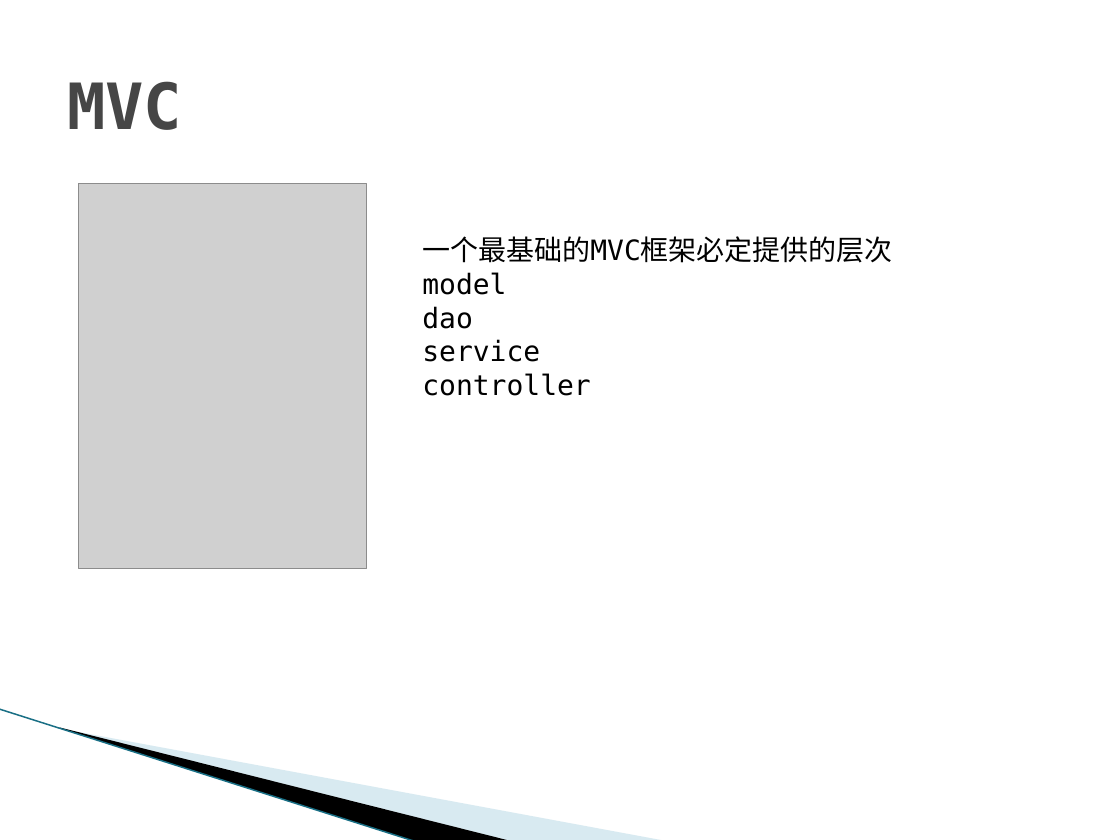
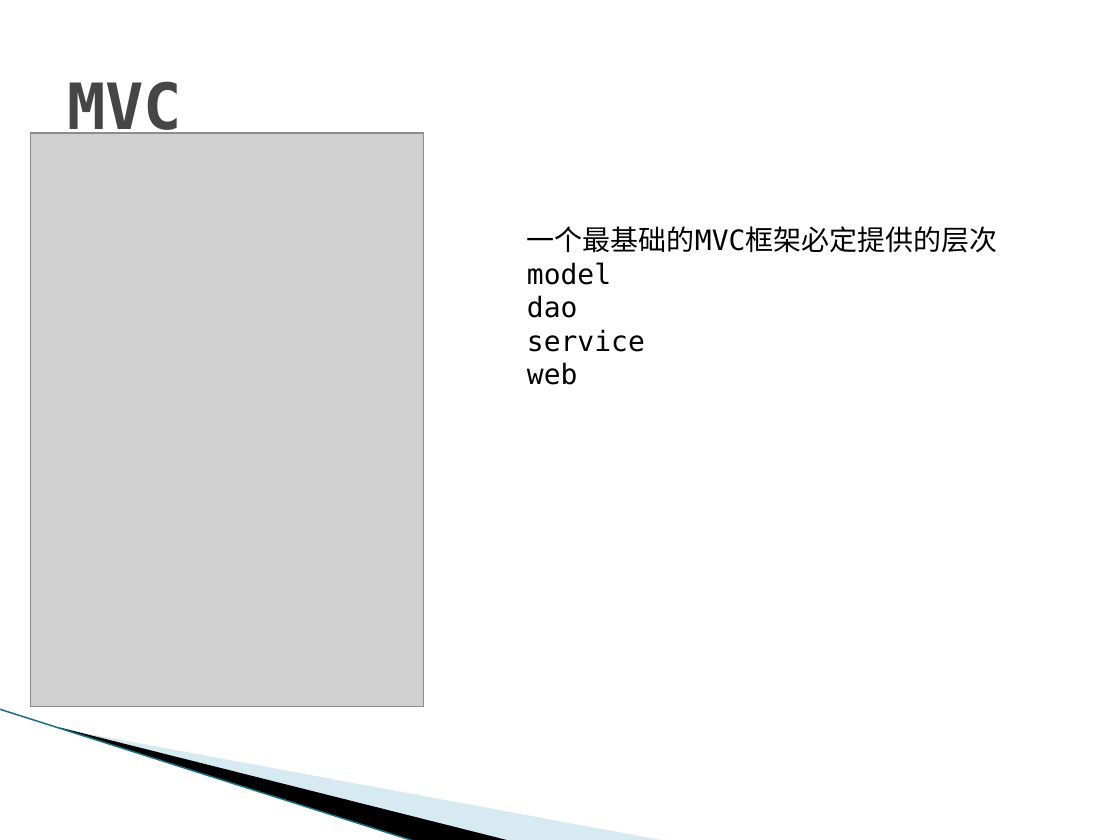
Before and after one commit to nikorliu/simbaRoot, a slide deck: slide 5 of doc/框架使用说明.pptx (slide 3 before the commit). Drawn at 1120x840 pixels with LibreOffice and Linux fonts; fonts in the diff are those of the drawing; grey boxes stand for pictures; background and template pictures are left out. Boxes give left, top, right and bottom in pixels: in the first picture for what was removed or moved away, otherwise in the second. Text is boxed around its words. In the diff, an @@ line names an element or a change of style, - is before the commit and + after.

Commit message:
框架使用说明ppt更新

```diff
--- a/doc/框架使用说明.pptx
+++ b/doc/框架使用说明.pptx
@@ picture added at (31, 133, 424, 707) @@
@@ picture removed at (78, 184, 366, 569) @@
@@ text "一个最基础的MVC框架必定提供的层次": place and size @@
-text "一个最基础的MVC框架必定提供的层次" at (422, 236, 893, 396)
+text "一个最基础的MVC框架必定提供的层次" at (527, 226, 998, 385)
@@ text at (527, 362, 578, 385): text changed @@
-controller
+web
```
Also in this commit, not shown: 17 other slides changed, 15 slides added, 8 slides removed, 1 other file.
